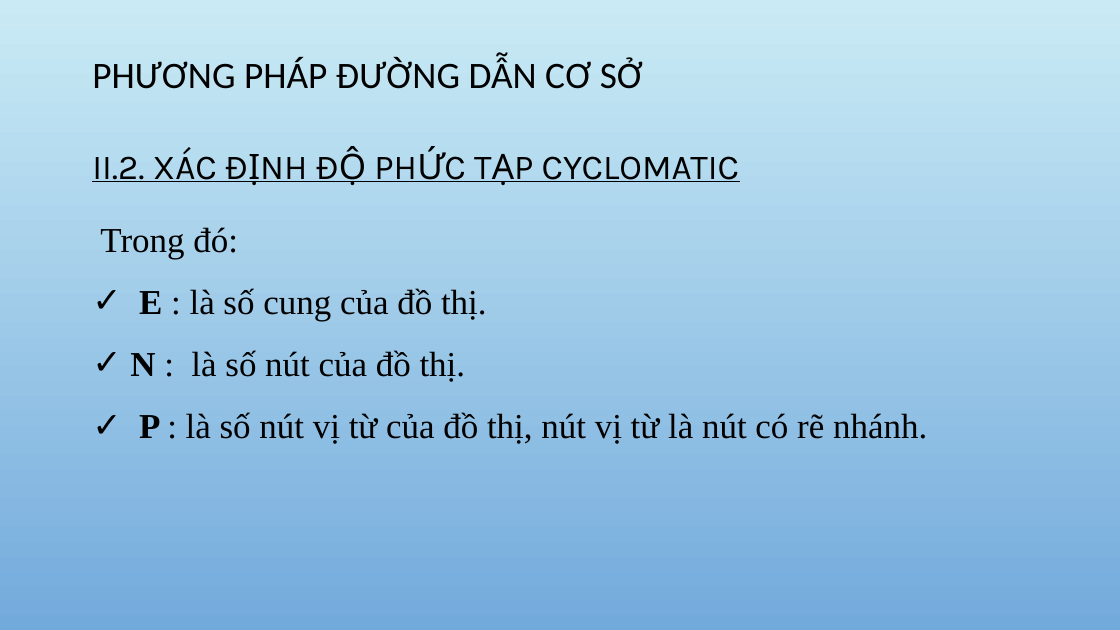
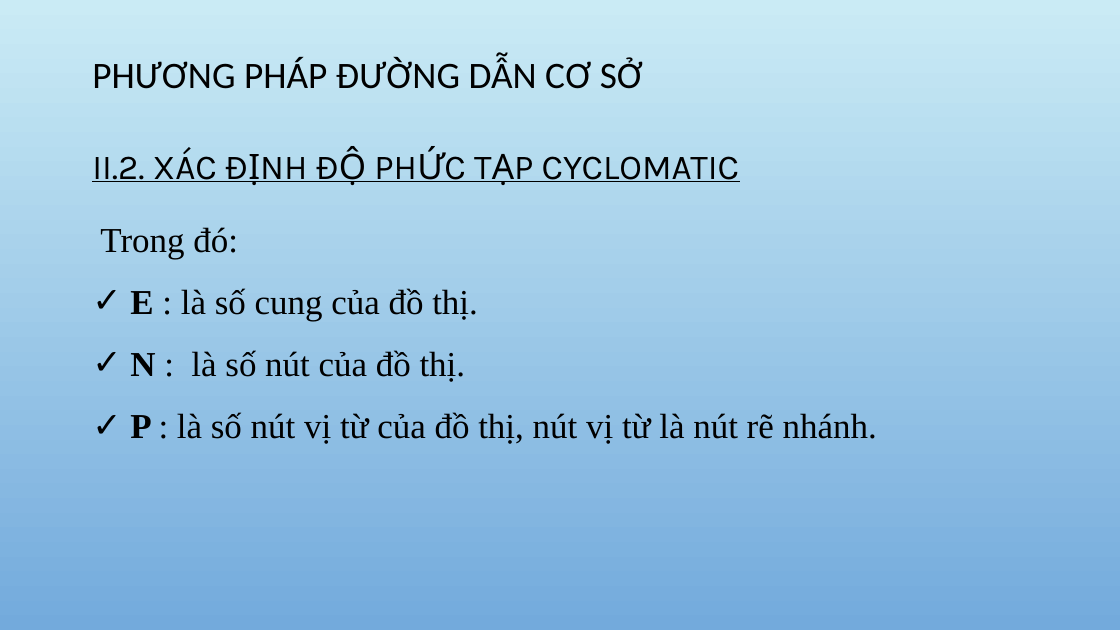
Before and after one commit to DoAnCNDD/CNDD, a slide deck: slide 9 of CNPM.pptx. Drawn at 1120x630 pixels with LibreOffice and Linux fonts; fonts in the diff are those of the drawing; background and template pictures are left out. Boxes give left, top, right and bottom in pixels: in the first picture for what was removed or moved away, otherwise in the second. Text is boxed around its words. In the diff, an @@ line names an element or a change of style, - is before the commit and + after.

```diff
--- a/CNPM.pptx
+++ b/CNPM.pptx
@@ text at [130, 412, 877, 444]: text changed @@
-✓ P : là số nút vị từ của đồ thị, nút vị từ là nút có rẽ nhánh.
+✓ P : là số nút vị từ của đồ thị, nút vị từ là nút rẽ nhánh.
```
Also in this commit, not shown: 7 other slides changed, 5 other files.
